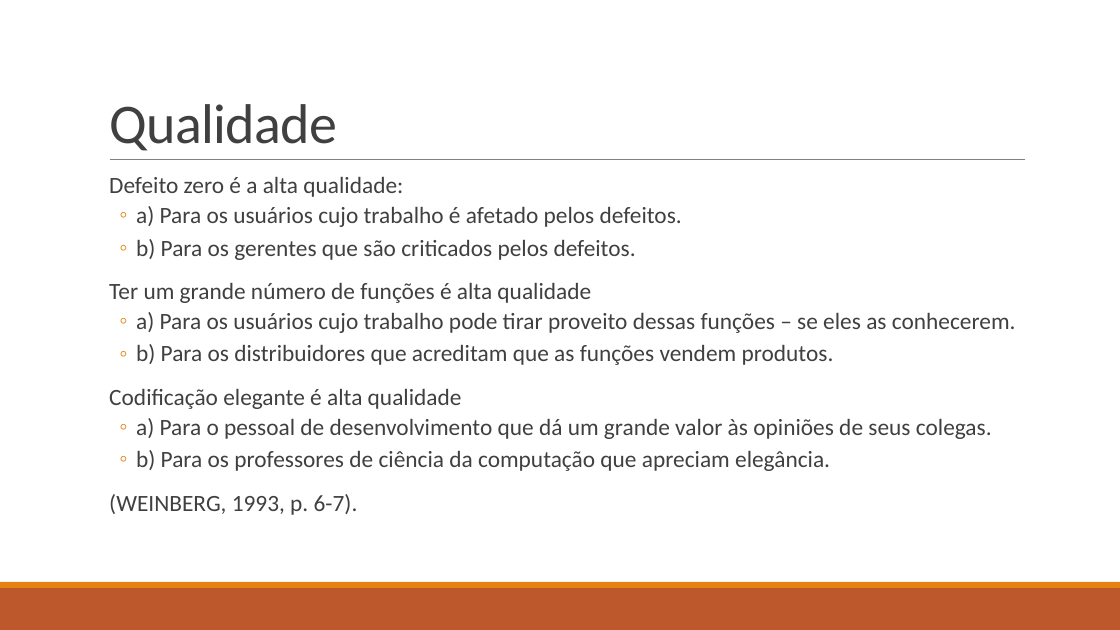
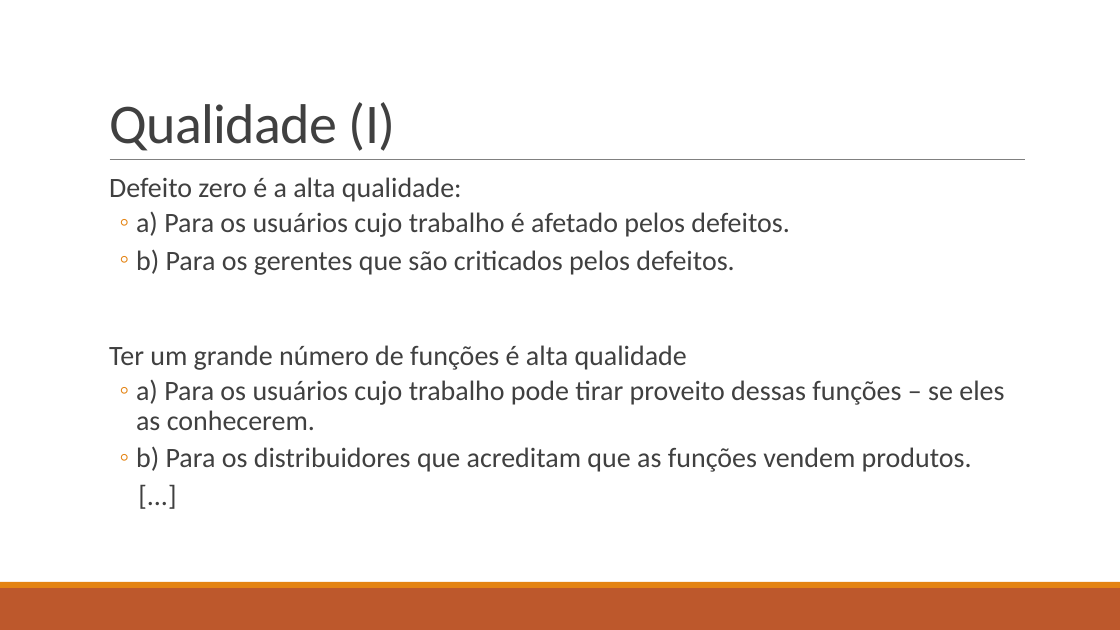
Before and after one commit to vtferrari/TCCGeradorEpub, a slide deck: slide 6 of doc/Test-Driven Development como alternativa de garantia de qualidade.pptx. Drawn at 1120x630 pixels with LibreOffice and Linux fonts; fonts in the diff are those of the drawing. Boxes give left, top, right and bottom in pixels: in the first picture for what was removed or moved away, otherwise in the second. Text is boxed around its words. In the diff, an @@ line names an element or a change of style, - is before the commit and + after.

```diff
--- a/doc/Test-Driven Development como alternativa de garantia de qualidade.pptx
+++ b/doc/Test-Driven Development como alternativa de garantia de qualidade.pptx
@@ title at (109,102,396,151): text changed @@
-Qualidade
+Qualidade (I)
@@ text at (109,177,1004,472): size 20 to 24 pt @@
@@ text at (109,389,992,515): text changed; size 20 to 24 pt @@
-  Codificação elegante é alta qualidade
-  ◦ a) Para o pessoal de desenvolvimento que dá um grande valor às opiniões de seus colegas.
-  ◦ b) Para os professores de ciência da computação que apreciam elegância.
-  (WEINBERG, 1993, p. 6-7).
+  [...]
```
Also in this commit, not shown: 16 other slides changed, 17 slides added, 19 slides removed.
